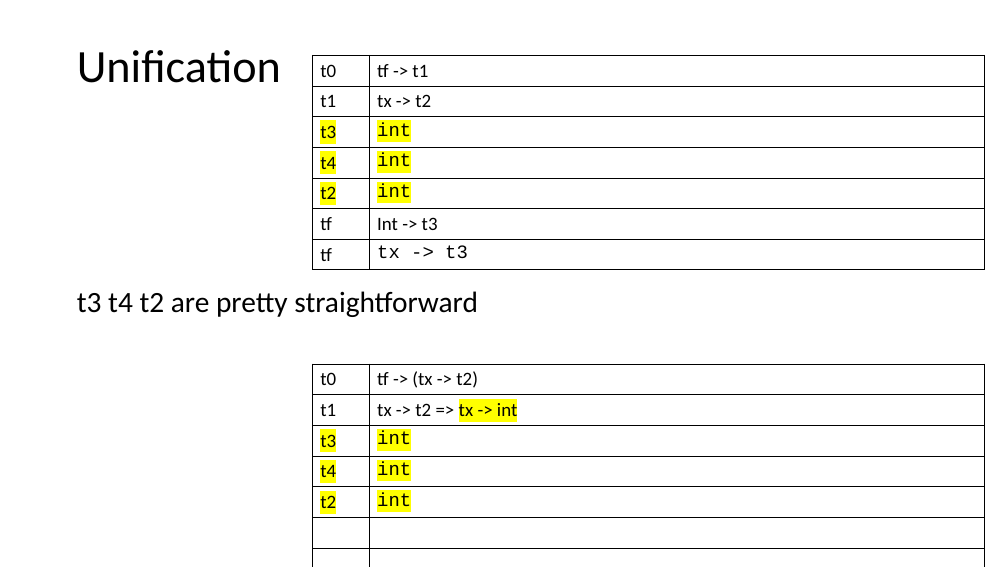
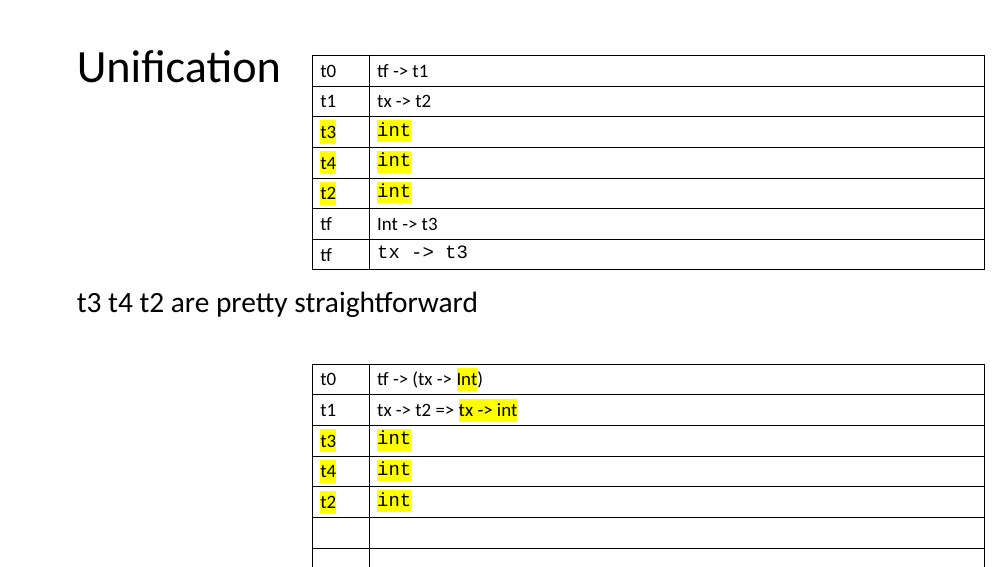
Before and after one commit to RHIT-CSSE/csse304, a slide deck: slide 9 of ClassMaterials/ImplicitTyping/ImplicitTyping.pptx. Drawn at 1008x567 pixels with LibreOffice and Linux fonts; fonts in the diff are those of the drawing. Boxes give left, top, right and bottom in pixels: in the first picture for what was removed or moved away, otherwise in the second. Text is boxed around its words. In the diff, an @@ line names an element or a change of style, - is before the commit and + after.

```diff
--- a/ClassMaterials/ImplicitTyping/ImplicitTyping.pptx
+++ b/ClassMaterials/ImplicitTyping/ImplicitTyping.pptx
@@ table at [313,364,985,567] @@
-row 1, column 2: tf -> (tx -> t2)
+row 1, column 2: tf -> (tx -> Int)
```
Also in this commit, not shown: 3 other slides changed, 1 other file.
